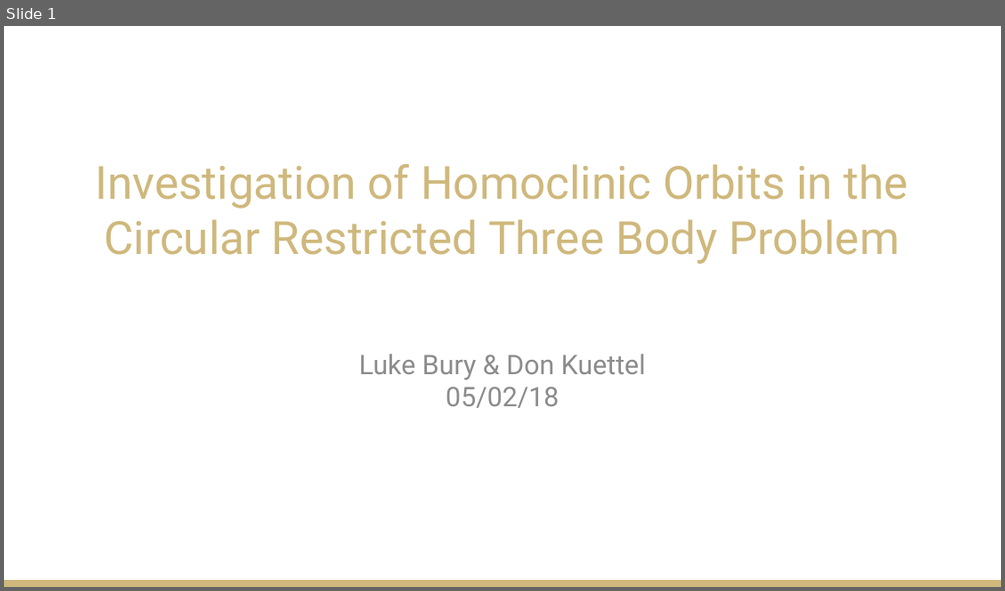
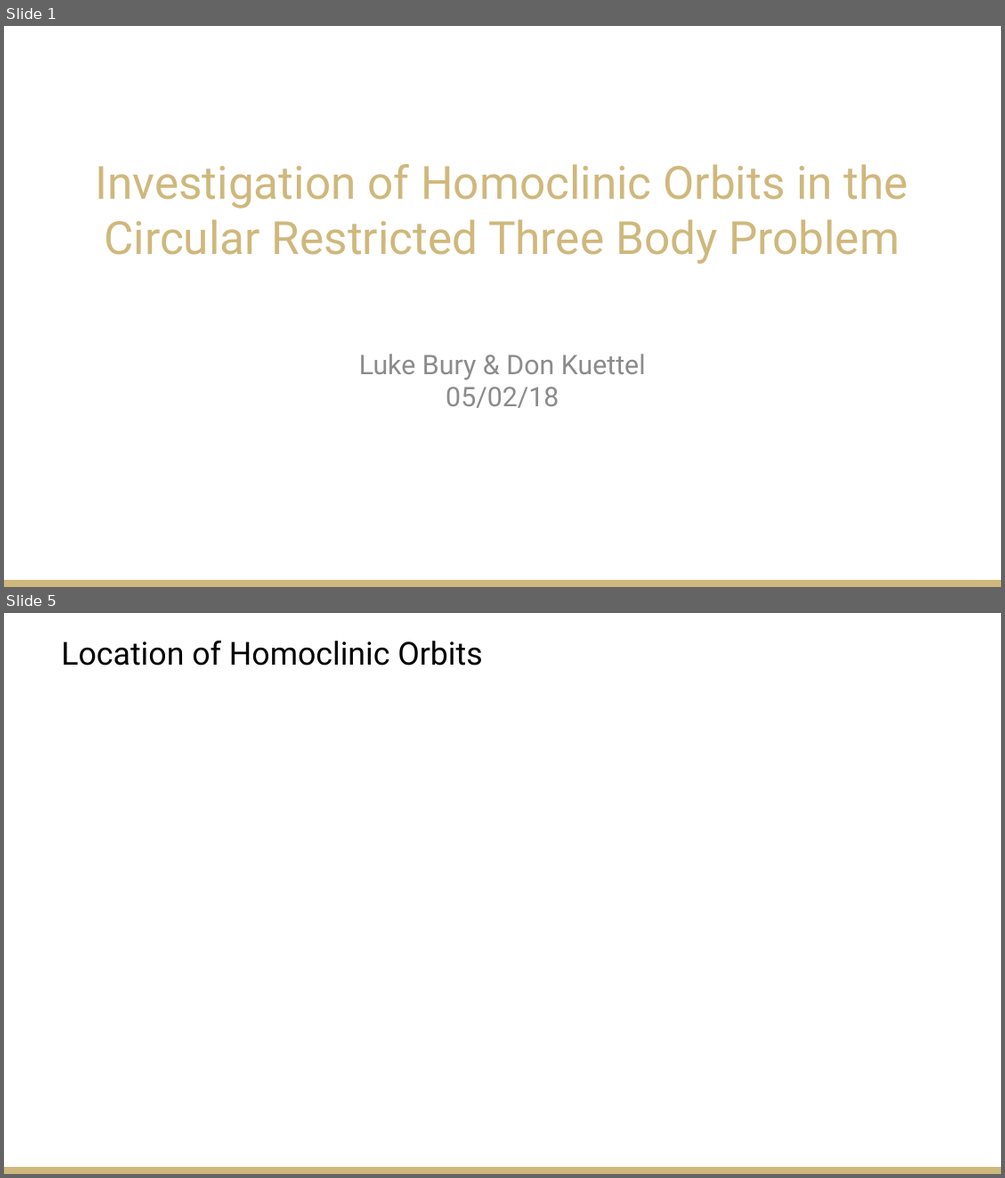
Before and after one commit to LukeBury/appm5460_proposal, a slide deck: Presentation/FinalPresentation_APPM5460_LBDK.pptx. Shown one above the other, each under a label of ours: slide 1 before the commit, slides 1 and 5 after it; the slides between them are not shown. The pictures are 1005x591 and 1005x1178 pixels, drawn with LibreOffice and Linux fonts; fonts in the diff are those of the drawing; background and template pictures are left out. Boxes give left, top, right and bottom in pixels: in the first picture for what was removed or moved away, otherwise in the second. Text is boxed around its words. In the diff, an @@ line names an element or a change of style, - is before the commit and + after.

```diff
--- a/Presentation/FinalPresentation_APPM5460_LBDK.pptx
+++ b/Presentation/FinalPresentation_APPM5460_LBDK.pptx
@@ slide 5 added at box(4, 613, 1001, 1174), background #FFFFFF; not listed: 1 template element that a slide beside it also shows @@
@@ title added at box(61, 641, 482, 666), 30.6 pt, text #000000 @@
+Location of Homoclinic Orbits
```
Also in this commit, not shown: 9 other slides added, 1 slide removed.
